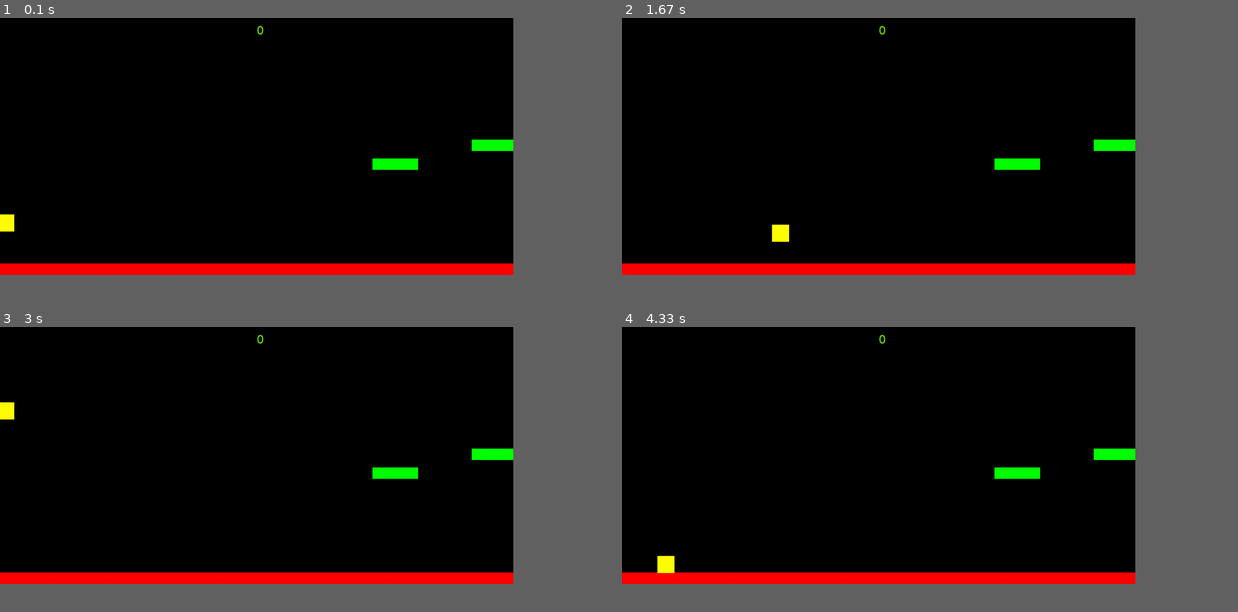
Above: before the commit, frames 1-4 (two rows, left to right).
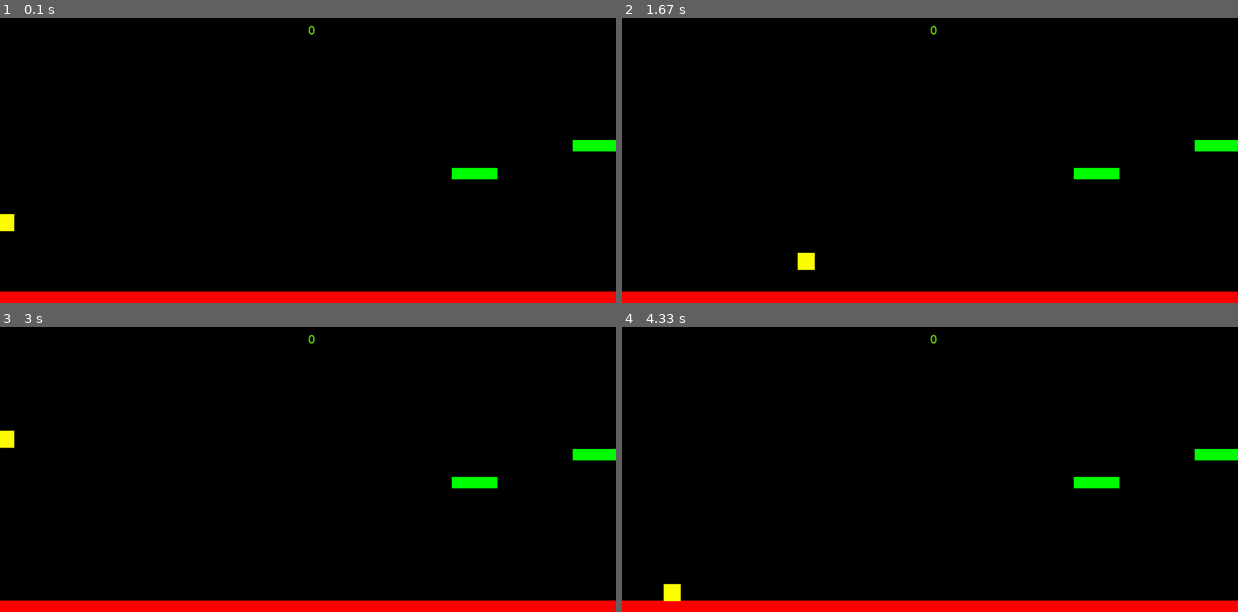
Above: after the commit, the same moments.

Repository: meaniebeanie22/pygame-games
Game: pygame game, started from final.py
The game is run twice, just before and just after one commit, with the same random seed, the same clock (stepped at 60 frames per second) and the same inputs.
Inputs:
- Up to frame 1 (0.1 s): no input
- Up to frame 2 (1.67 s): hold Right 0.33-0.8 s; hold Up 0.83-1.13 s; hold Right 1.17-1.63 s
- Up to frame 3 (3 s): hold Left 1.67-2.2 s; hold Left 2.23-2.63 s; hold Up from 2.67 s (still down)
- Up to frame 4 (4.33 s): release Up at 3.03 s; hold Right 3.07-3.7 s; hold Left 3.73-4.2 s; hold Right from 4.23 s (still down)
In our replay, the window is 750x375 before the commit and 900x416 after it. These sizes can differ from the game's own. Grey fills any space a smaller window leaves; there, only what the larger window draws over its background counts as a difference.

The runs differ from the first frame. In frame 1, 8.8% of the frame differs, in the area x 0-100%, y 2-100%; in frame 2, 9.0%; in frame 3, 9.0%; in frame 4, 9.1%.

Commit message:
bigger screen

Diff:
--- a/final.py
+++ b/final.py
@@ -10,9 +10,9 @@
 pygame.init()
 vec = pygame.math.Vector2 #2 for two dimensional
 
-HEIGHT = 450
-WIDTH = 900
-ACC = 0.3
+HEIGHT = 500
+WIDTH = 1080
+ACC = 0.35
 FRIC = -0.12
 FPS = 120
 
@@ -135,7 +135,7 @@
         platforms.add(p)
         all_sprites.add(p)
 
-spawnbox = Rect(3*WIDTH//4, 100, WIDTH//4, 350) # make sure there are n platforms in here at all times
+spawnbox = Rect(3*WIDTH//4, 100, WIDTH//4, HEIGHT-100) # make sure there are n platforms in here at all times
 
 PT1 = platform() # spawn plat
 PT1.special = False
